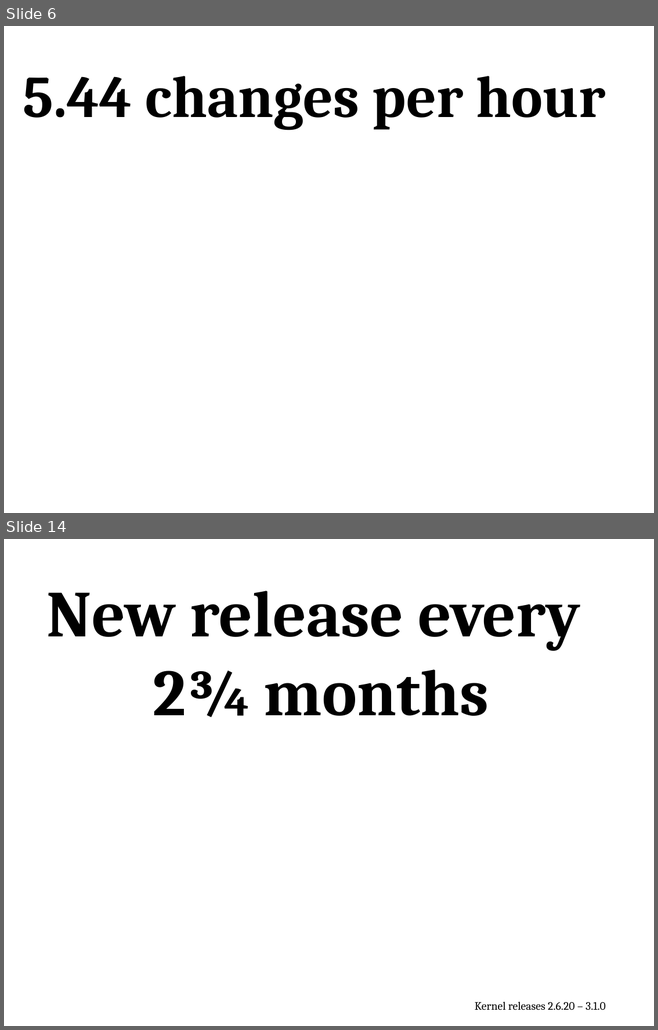
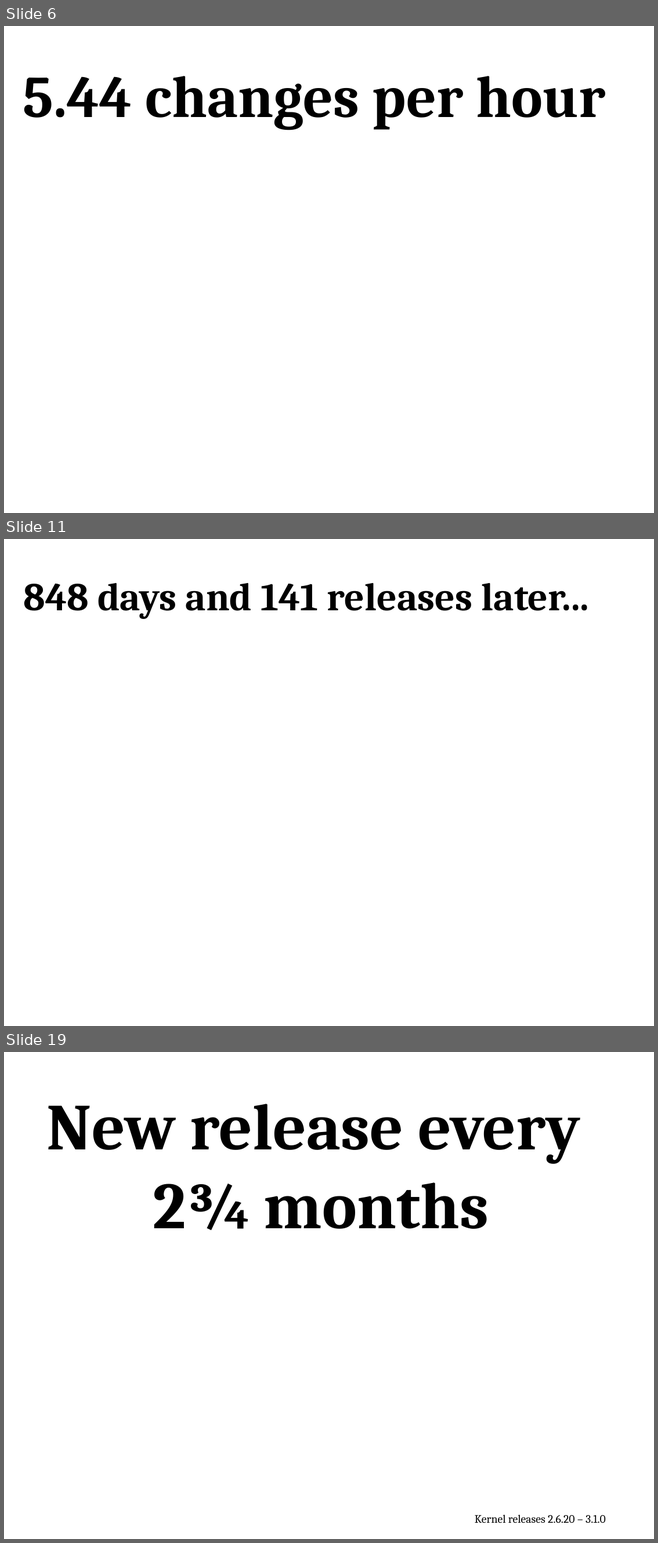
Before and after one commit to gregkh/kernel-development, a slide deck: kernel-development.odp. Shown one above the other, each under a label of ours: slides 6 and 14 before the commit, slides 6, 11 and 19 after it; the slides between them are not shown. The pictures are 658x1030 and 658x1543 pixels, drawn with LibreOffice and Linux fonts; fonts in the diff are those of the drawing; background and template pictures are left out. Boxes give left, top, right and bottom in pixels: in the first picture for what was removed or moved away, otherwise in the second. Text is boxed around its words. In the diff, an @@ line names an element or a change of style, - is before the commit and + after.

```diff
--- a/kernel-development.odp
+++ b/kernel-development.odp
@@ slide 11 added at (4,539,654,1026), background #FFFFFF @@
@@ text added at (24,583,589,619), 48 pt, text #000000, bold @@
+848 days and 141 releases later...
@@ what was slide 14 is now slide 19 @@
```
Also in this commit, not shown: 3 slides changed, 14 other slides added, 4 slides removed, 1 other file.
